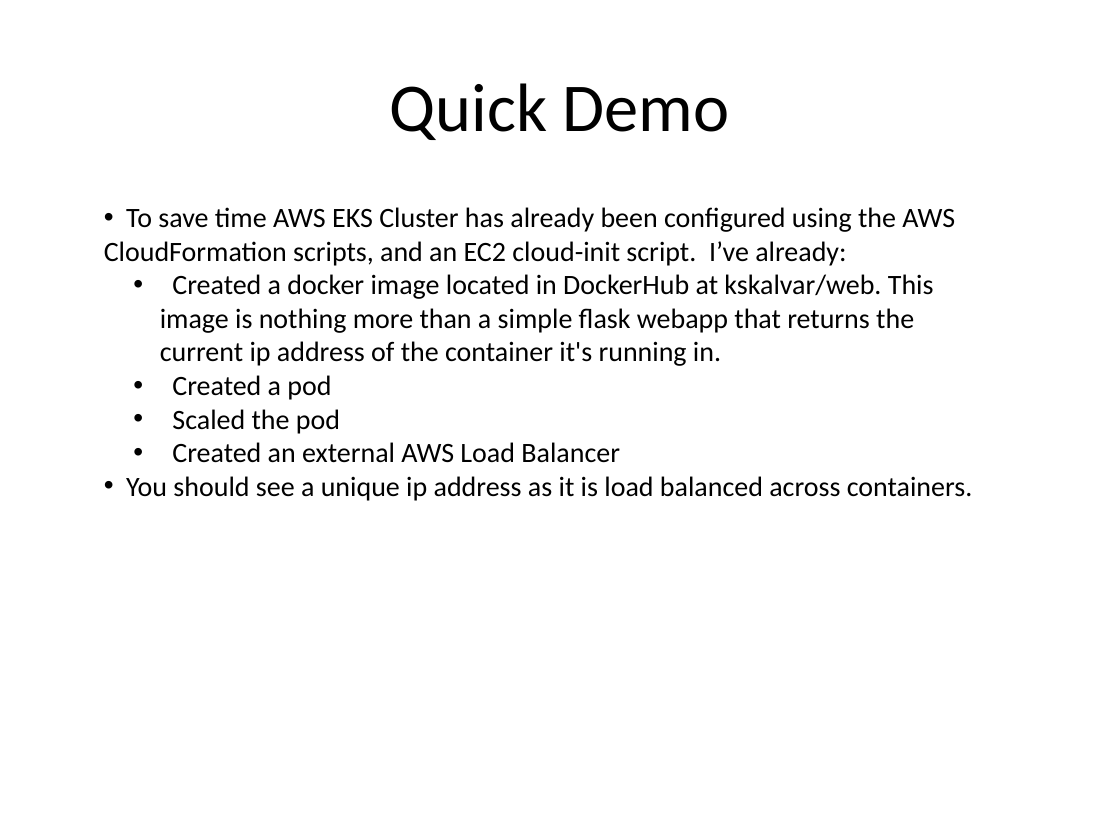
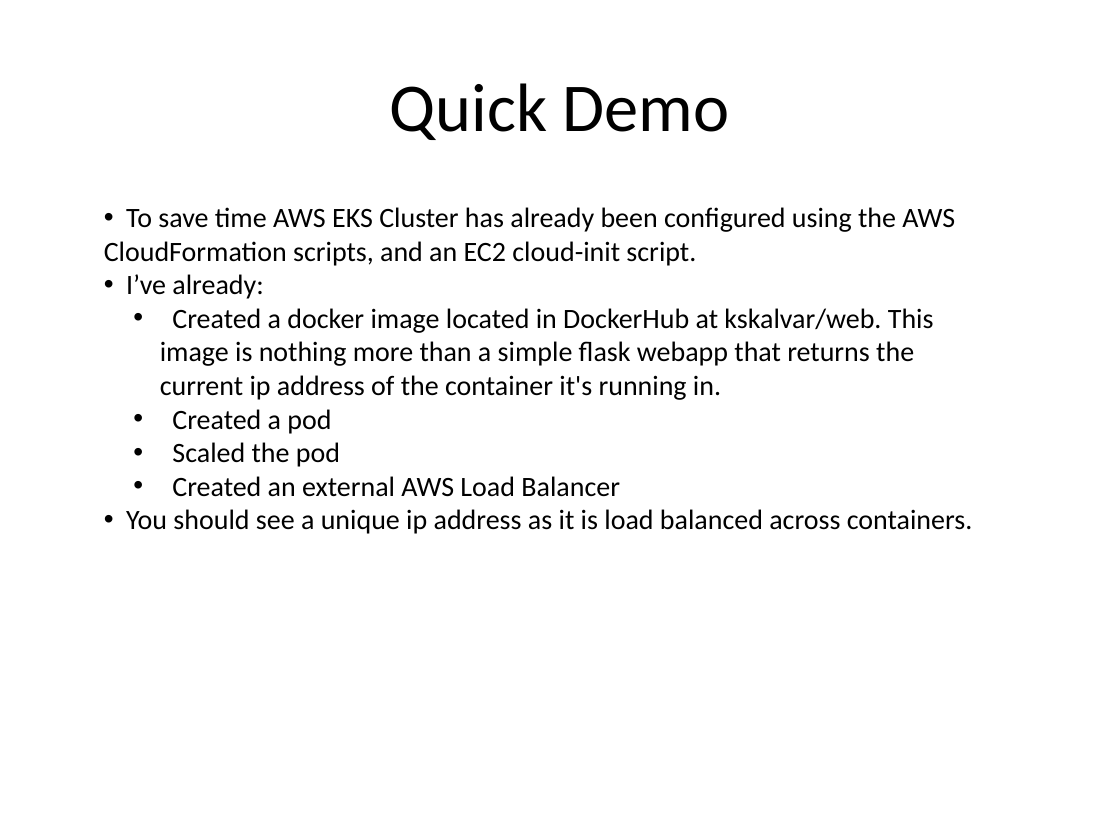
Before and after one commit to kskalvar/aws-eks-cluster-quickstart, a slide deck: slide 8 of slides/AWS-EKS-Cluster-Quickstart.pptx. Drawn at 1120x840 pixels with LibreOffice and Linux fonts; fonts in the diff are those of the drawing; background and template pictures are left out. Boxes give left, top, right and bottom in pixels: in the first picture for what was removed or moved away, otherwise in the second. Text is boxed around its words. In the diff, an @@ line names an element or a change of style, - is before the commit and + after.

```diff
--- a/slides/AWS-EKS-Cluster-Quickstart.pptx
+++ b/slides/AWS-EKS-Cluster-Quickstart.pptx
@@ text at box(104, 207, 955, 299): text changed @@
-• To save time AWS EKS Cluster has already been configured using the AWS CloudFormation scripts, and an EC2 cloud-init script. I’ve already:
+• To save time AWS EKS Cluster has already been configured using the AWS CloudFormation scripts, and an EC2 cloud-init script.
+• I’ve already:
```
Also in this commit, not shown: 3 other slides changed.
